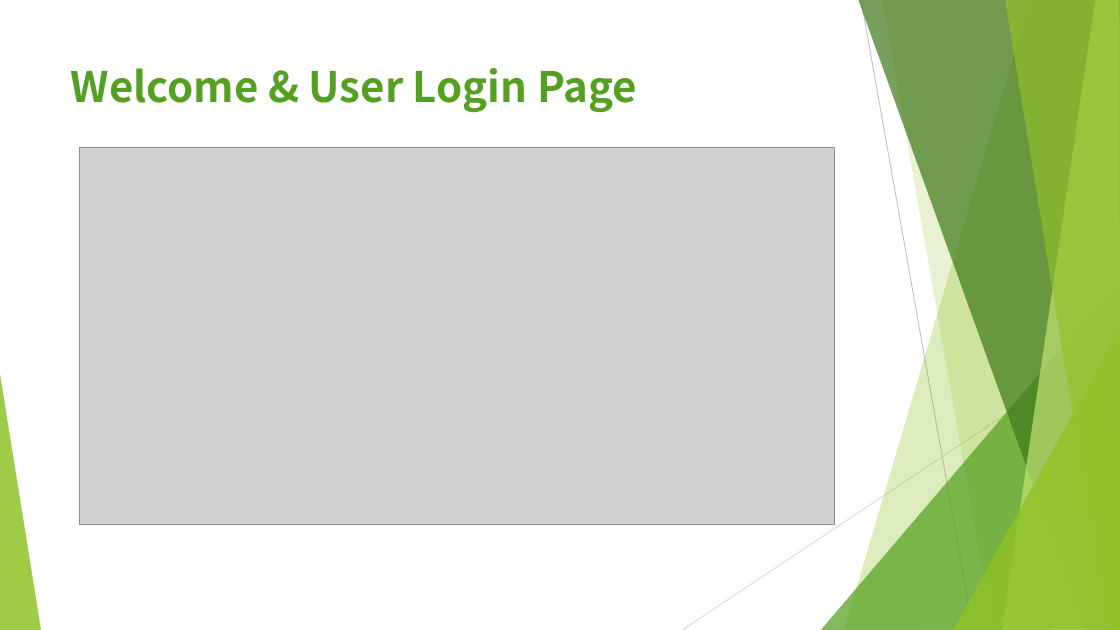
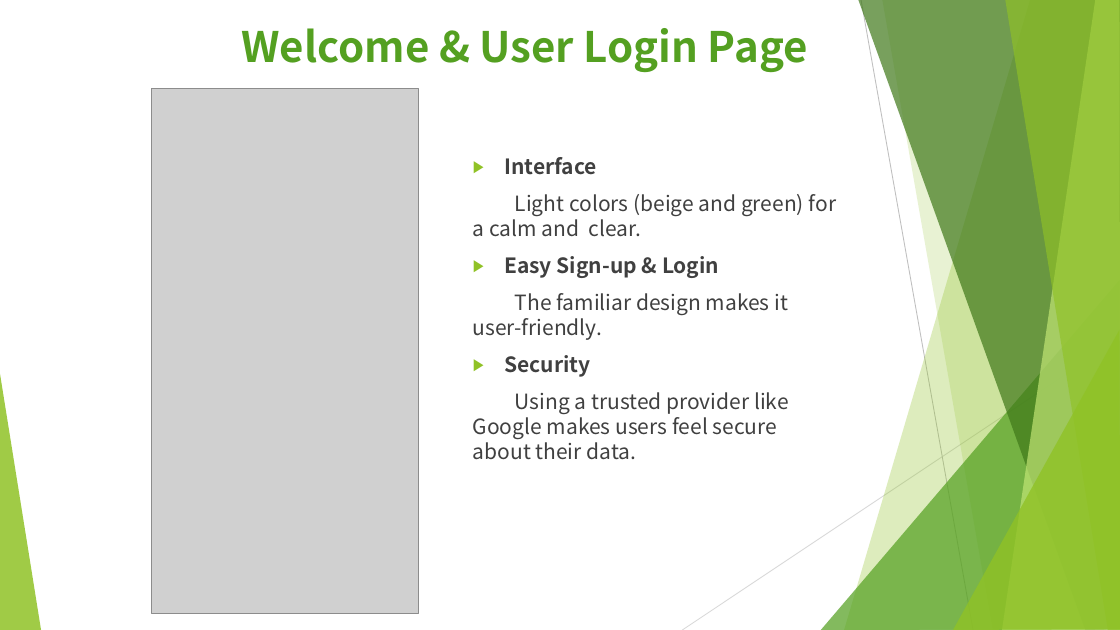
Before and after one commit to hkuspace-pu/comp2003hk-2526-group-group5, a slide deck: slide 3 of Computing Group Project_Group 5_V6.pptx. Drawn at 1120x630 pixels with LibreOffice and Linux fonts; fonts in the diff are those of the drawing; grey boxes stand for pictures. Boxes give left, top, right and bottom in pixels: in the first picture for what was removed or moved away, otherwise in the second. Text is boxed around its words. In the diff, an @@ line names an element or a change of style, - is before the commit and + after.

```diff
--- a/Computing Group Project_Group 5_V6.pptx
+++ b/Computing Group Project_Group 5_V6.pptx
@@ title "Welcome & User Login Page": place and size @@
-title "Welcome & User Login Page" at <box>71,68,637,112</box>
+title "Welcome & User Login Page" at <box>241,28,808,73</box>
@@ title "Welcome & User Login Page" at <box>241,28,808,73</box>: alignment left to centre @@
@@ picture added at <box>152,89,418,613</box> @@
@@ picture removed at <box>80,147,835,525</box> @@
@@ text added at <box>473,157,836,460</box>, 18 pt, text #404040 @@
+▶ Interface
+Light colors (beige and green) for a calm and clear.
+▶ Easy Sign-up & Login
+The familiar design makes it user-friendly.
+▶ Security
+Using a trusted provider like Google makes users feel secure about their data.
```
Also in this commit, not shown: 1 other slide changed, 1 slide added, 3 slides removed.
